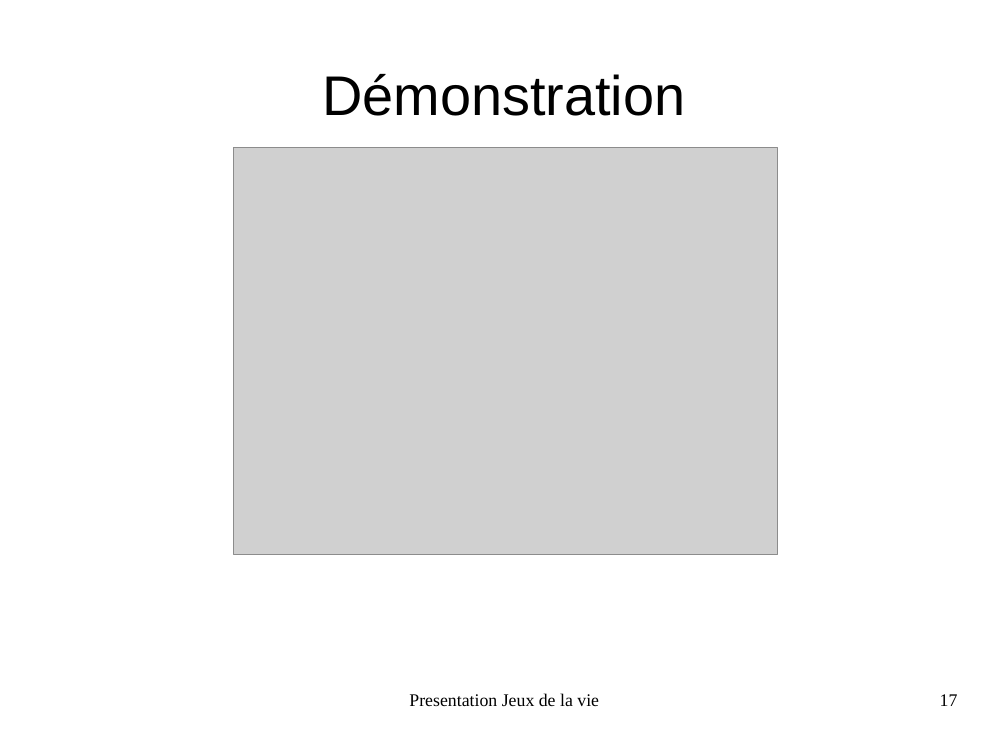
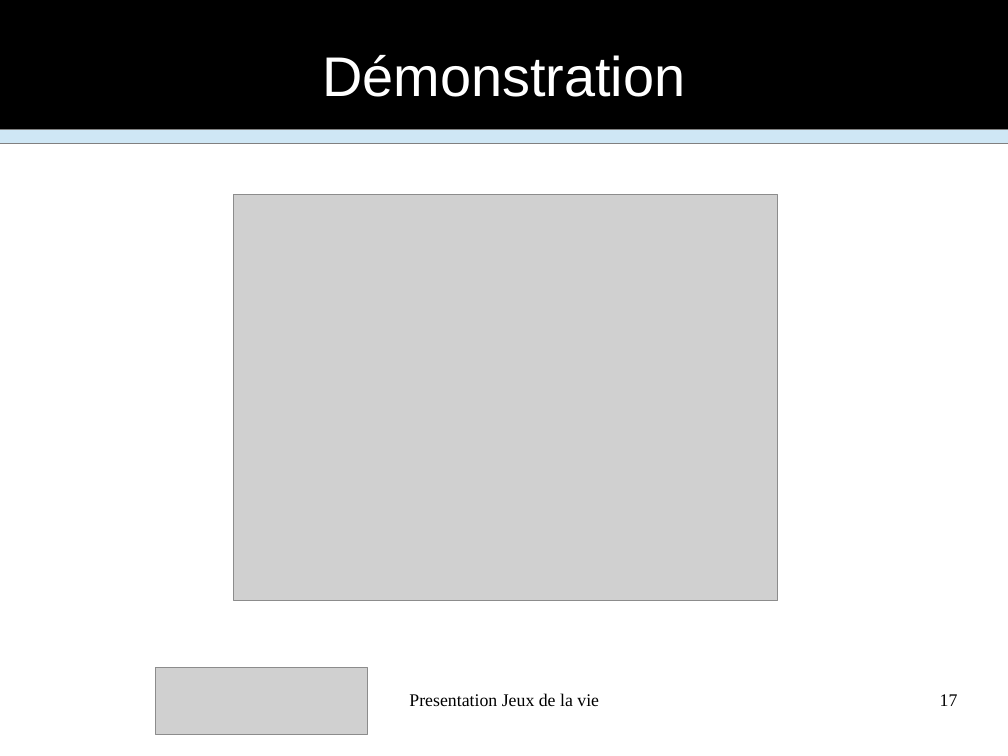
Before and after one commit to FabienInspiron/lifegame, a slide deck: slide 17 of Rapport/Presentation.odp. Drawn at 1008x756 pixels with LibreOffice and Linux fonts; fonts in the diff are those of the drawing; grey boxes stand for pictures. Boxes give left, top, right and bottom in pixels: in the first picture for what was removed or moved away, otherwise in the second. Text is boxed around its words. In the diff, an @@ line names an element or a change of style, - is before the commit and + after.

```diff
--- a/Rapport/Presentation.odp
+++ b/Rapport/Presentation.odp
@@ rectangle added at <box>0,0,1008,130</box>, fill #000000, outline #808080 0 pt @@
@@ title "Démonstration": place and size @@
-title "Démonstration" at <box>322,74,685,116</box>
+title "Démonstration" at <box>322,55,685,97</box>
@@ title "Démonstration" at <box>322,55,685,97</box>: text colour #000000 to #FFFFFF @@
@@ rectangle added at <box>0,130,1008,145</box>, fill #CFE7F5, outline #808080 0 pt @@
@@ picture: place and size @@
-picture at <box>234,148,778,555</box>
+picture at <box>234,195,778,602</box>
@@ picture added at <box>155,668,367,735</box> @@
```
Also in this commit, not shown: 17 other slides changed, 3 other files.
